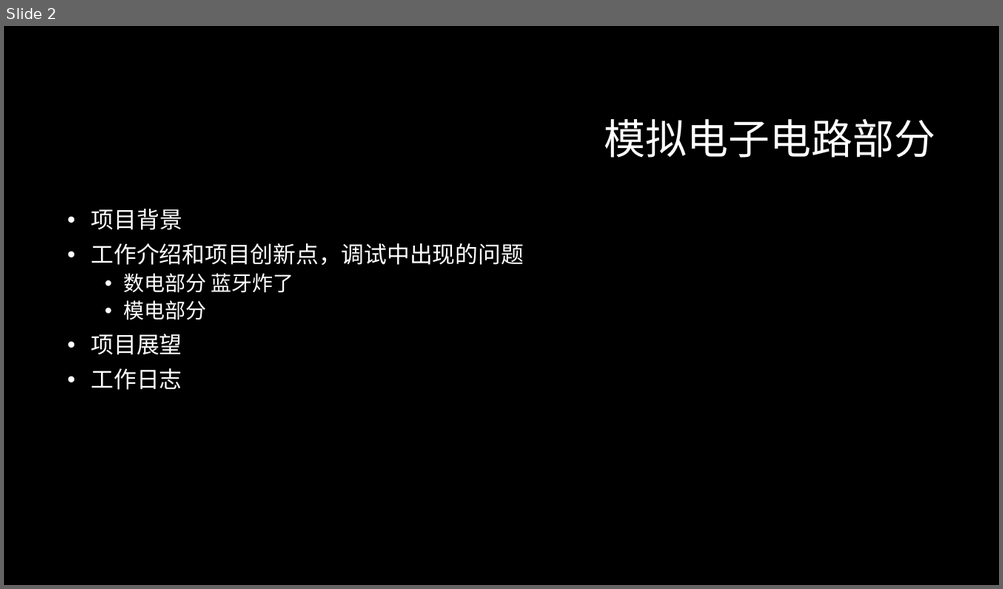
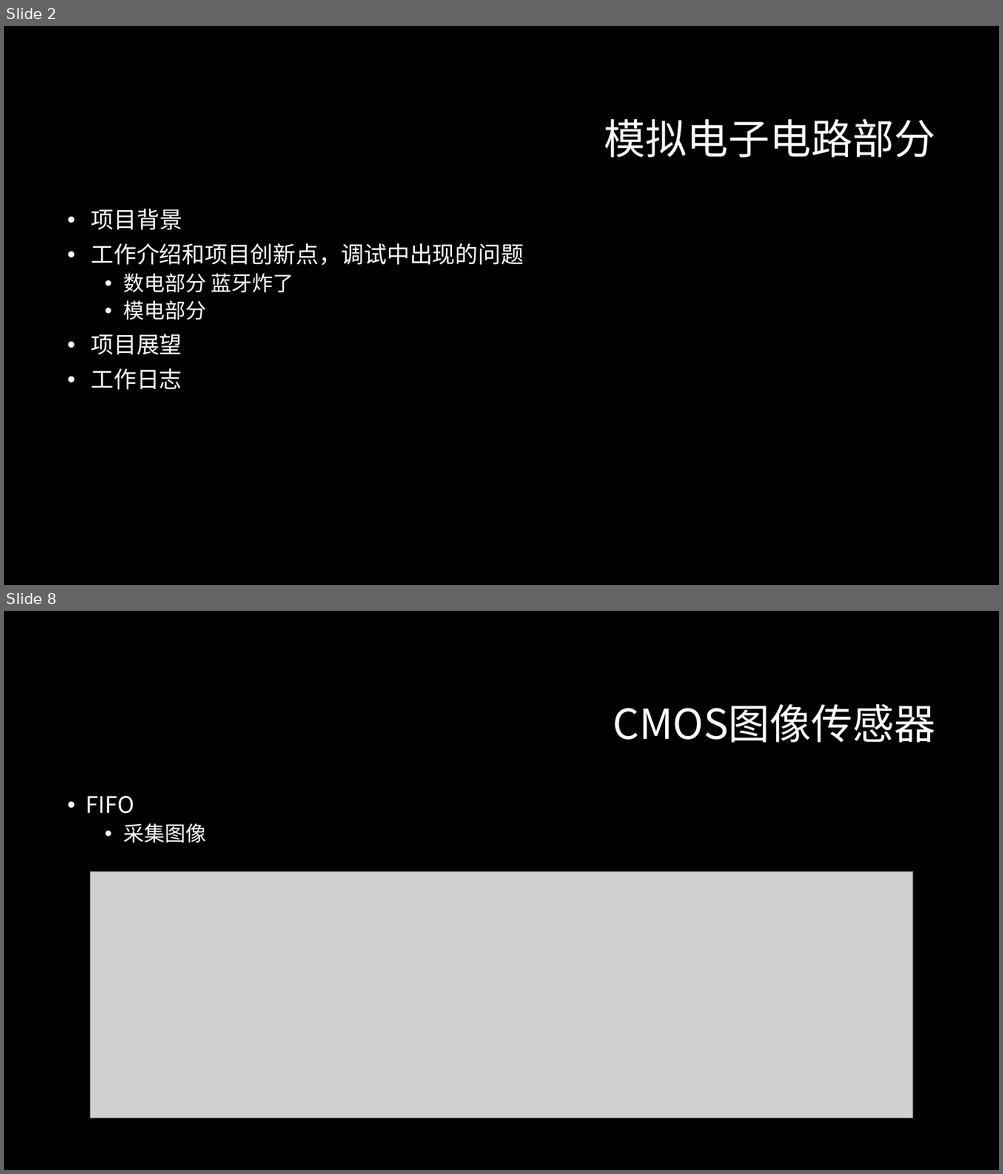
Before and after one commit to ZeroWeight/Project-of-Electronic-Circuits, a slide deck: report/final/final.pptx. Shown one above the other, each under a label of ours: slide 2 before the commit, slides 2 and 8 after it; the slides between them are not shown. The pictures are 1003x589 and 1003x1174 pixels, drawn with LibreOffice and Linux fonts; fonts in the diff are those of the drawing; grey boxes stand for pictures; background and template pictures are left out. Boxes give left, top, right and bottom in pixels: in the first picture for what was removed or moved away, otherwise in the second. Text is boxed around its words. In the diff, an @@ line names an element or a change of style, - is before the commit and + after.

```diff
--- a/report/final/final.pptx
+++ b/report/final/final.pptx
@@ slide 8 added at (4,611,999,1170), background #000000 @@
@@ title added at (613,704,936,743), 40 pt, text #FFFFFF @@
+CMOS图像传感器
@@ text added at (86,796,206,843), 22 pt, text #FFFFFF @@
+• FIFO
+  • 采集图像
@@ picture added at (91,872,913,1119) @@
```
Also in this commit, not shown: 7 other slides added.
